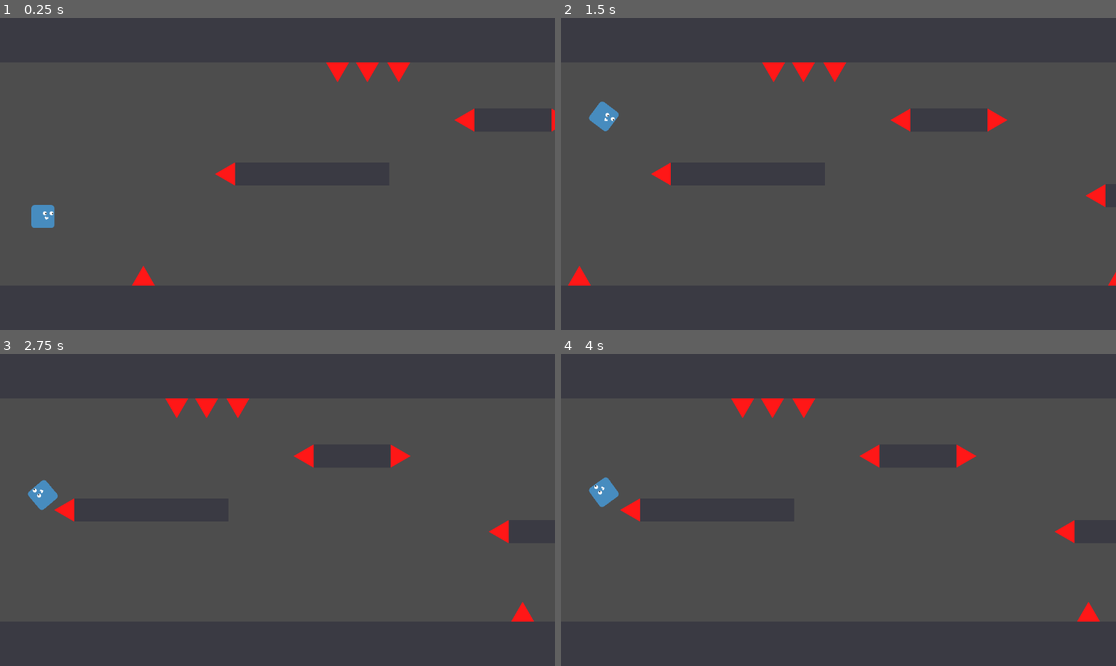
Above: before the commit, frames 1-4 (two rows, left to right).
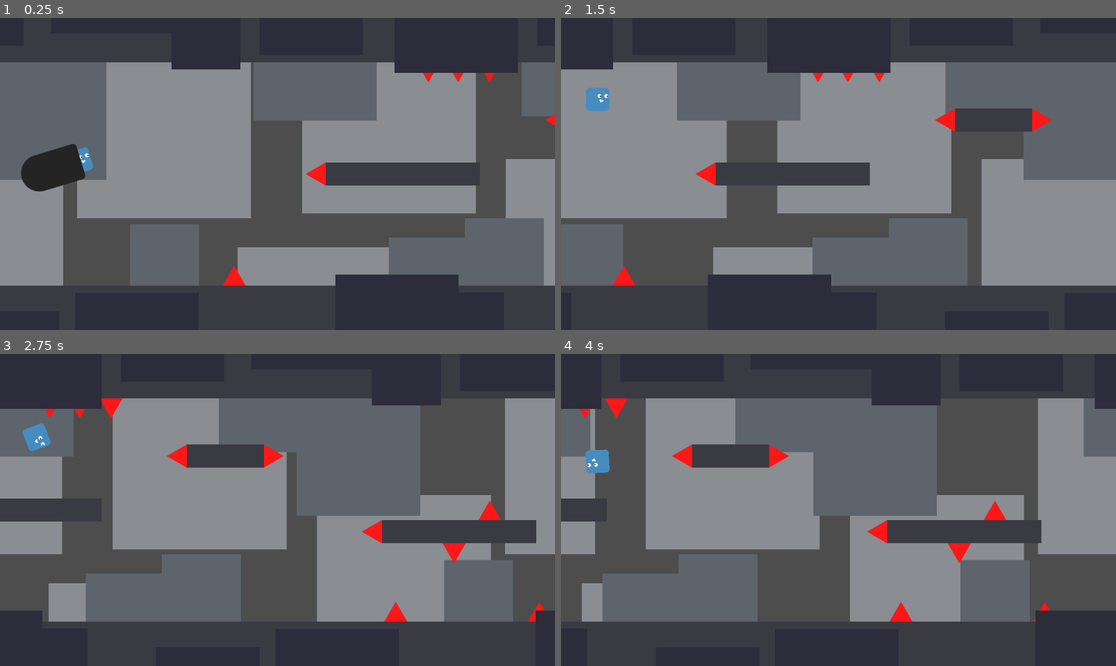
Above: after the commit, the same moments.

Repository: JostMK/Godot-Wild-Jam-75
Game: Godot game, scene res://main.tscn
Two runs of this game, one before a commit and one after it. Both use one fixed random seed, a clock stepped at 60 frames per second and the inputs below.
Inputs:
- Up to frame 1 (0.25 s): no input
- Up to frame 2 (1.5 s): tap Space (Reflect) at 0.6, 1.35 s
- Up to frame 3 (2.75 s): tap Space (Reflect) at 2.1 s
- Up to frame 4 (4 s): tap Space (Reflect) at 2.85, 3.6 s

The runs differ from the first frame. In frame 1, 54% of the frame differs, in the area x 0-100%, y 14-86%; in frame 2, 57%; in frame 3, 50%; in frame 4, 49%.

Commit message:
Adds cannon to start game

Diff:
--- /dev/null
+++ b/assets/sprites/canon.svg
@@ -0,0 +1,64 @@
+<?xml version="1.0" encoding="UTF-8" standalone="no"?>
+<!-- Created with Inkscape (http://www.inkscape.org/) -->
+
+<svg
+   width="128"
+   height="128"
+   viewBox="0 0 33.866667 33.866667"
+   version="1.1"
+   id="svg1"
+   sodipodi:docname="canon.svg"
+   inkscape:version="1.3 (0e150ed6c4, 2023-07-21)"
+   xmlns:inkscape="http://www.inkscape.org/namespaces/inkscape"
+   xmlns:sodipodi="http://sodipodi.sourceforge.net/DTD/sodipodi-0.dtd"
+   xmlns="http://www.w3.org/2000/svg"
+   xmlns:svg="http://www.w3.org/2000/svg">
+  <sodipodi:namedview
+     id="namedview1"
+     pagecolor="#000000"
+     bordercolor="#000000"
+     borderopacity="0.25"
+     inkscape:showpageshadow="false"
+     inkscape:pageopacity="0.0"
+     inkscape:pagecheckerboard="true"
+     inkscape:deskcolor="#d1d1d1"
+     inkscape:document-units="mm"
+     inkscape:zoom="2.0605534"
+     inkscape:cx="34.699417"
+     inkscape:cy="78.862311"
+     inkscape:window-width="1858"
+     inkscape:window-height="1057"
+     inkscape:window-x="54"
+     inkscape:window-y="-8"
+     inkscape:window-maximized="1"
+     inkscape:current-layer="layer1" />
+  <defs
+     id="defs1" />
+  <g
+     inkscape:label="Layer 1"
+     inkscape:groupmode="layer"
+     id="layer1">
+    <circle
+       style="fill:#ffffff;stroke-width:1;stroke-linecap:round;stroke-linejoin:round"
+       id="path1"
+       cx="10.078284"
+       cy="16.933334"
+       r="10.078284" />
+    <rect
+       style="fill:#ffffff;stroke-width:1;stroke-linecap:round;stroke-linejoin:round"
+       id="rect1"
+       width="23.788382"
+       height="20.156567"
+       x="10.078284"
+       y="6.8550501"
+       ry="2.063838" />
+    <rect
+       style="fill:#ffffff;stroke-width:1;stroke-linecap:round;stroke-linejoin:round"
+       id="rect2"
+       width="11.89419"
+       height="20.156567"
+       x="10.078284"
+       y="6.8550501"
+       ry="0" />
+  </g>
+</svg>
--- a/main.tscn
+++ b/main.tscn
@@ -2,28 +2,24 @@
 
 [ext_resource type="Texture2D" uid="uid://jf7lrlv5ofcq" path="res://assets/sprites/placeholder.svg" id="1_kpqgj"]
 [ext_resource type="PackedScene" uid="uid://dfj6a4mae85vf" path="res://scenes/camera/follow_camera.tscn" id="2_ci57k"]
-[ext_resource type="PackedScene" uid="uid://b217sgubfrsu5" path="res://scenes/player/player.tscn" id="2_epn4y"]
 [ext_resource type="PackedScene" uid="uid://y2cad83txkic" path="res://scenes/sceneries/blocky_scenery.tscn" id="3_h60qi"]
 [ext_resource type="PackedScene" uid="uid://dgnw7qggtji6i" path="res://scenes/props/spike/spike.tscn" id="5_mssfh"]
+[ext_resource type="PackedScene" uid="uid://b6l8u4efrjft7" path="res://scenes/props/cannon/cannon.tscn" id="6_x4ju8"]
 
 [sub_resource type="RectangleShape2D" id="RectangleShape2D_5nvy8"]
 size = Vector2(1280, 256)
 
 [node name="Main" type="Node2D"]
 
-[node name="FollowCamera" parent="." node_paths=PackedStringArray("target") instance=ExtResource("2_ci57k")]
-position = Vector2(-487, 0)
-offset = Vector2(487, 0)
-target = NodePath("../Player")
-
-[node name="Player" parent="." instance=ExtResource("2_epn4y")]
-position = Vector2(-487, 0)
-speed = 500.0
+[node name="FollowCamera" parent="." instance=ExtResource("2_ci57k")]
+offset = Vector2(500, 0)
+
+[node name="Cannon" parent="." instance=ExtResource("6_x4ju8")]
 
 [node name="TestLevel" type="Node2D" parent="."]
+position = Vector2(600, 0)
 
 [node name="BlockyScenery" parent="TestLevel" instance=ExtResource("3_h60qi")]
-visible = false
 
 [node name="Map" type="Node2D" parent="TestLevel"]
 
@@ -41,6 +37,18 @@
 scale = Vector2(5, 1)
 texture = ExtResource("1_kpqgj")
 
+[node name="Ceiling5" type="StaticBody2D" parent="TestLevel/Map/Ceiling"]
+position = Vector2(-1280, -360)
+collision_mask = 0
+
+[node name="CollisionShape2D" type="CollisionShape2D" parent="TestLevel/Map/Ceiling/Ceiling5"]
+shape = SubResource("RectangleShape2D_5nvy8")
+
+[node name="CeilingSprite2D" type="Sprite2D" parent="TestLevel/Map/Ceiling/Ceiling5"]
+self_modulate = Color(0.228529, 0.226222, 0.261035, 1)
+scale = Vector2(5, 1)
+texture = ExtResource("1_kpqgj")
+
 [node name="Ceiling2" type="StaticBody2D" parent="TestLevel/Map/Ceiling"]
 position = Vector2(1280, -360)
 collision_mask = 0
@@ -87,6 +95,18 @@
 shape = SubResource("RectangleShape2D_5nvy8")
 
 [node name="CeilingSprite2D" type="Sprite2D" parent="TestLevel/Map/Floor/Floor1"]
+self_modulate = Color(0.228529, 0.226222, 0.261035, 1)
+scale = Vector2(5, 1)
+texture = ExtResource("1_kpqgj")
+
+[node name="Floor5" type="StaticBody2D" parent="TestLevel/Map/Floor"]
+position = Vector2(-1280, 360)
+collision_mask = 0
+
+[node name="CollisionShape2D" type="CollisionShape2D" parent="TestLevel/Map/Floor/Floor5"]
+shape = SubResource("RectangleShape2D_5nvy8")
+
+[node name="CeilingSprite2D" type="Sprite2D" parent="TestLevel/Map/Floor/Floor5"]
 self_modulate = Color(0.228529, 0.226222, 0.261035, 1)
 scale = Vector2(5, 1)
 texture = ExtResource("1_kpqgj")
@@ -385,3 +405,5 @@
 self_modulate = Color(0.228529, 0.226222, 0.261035, 1)
 scale = Vector2(5, 1)
 texture = ExtResource("1_kpqgj")
+
+[connection signal="Fired" from="Cannon" to="FollowCamera" method="set_target"]
--- a/scenes/camera/follow_camera.gd
+++ b/scenes/camera/follow_camera.gd
@@ -1,17 +1,12 @@
 extends Camera2D
 class_name FollowCamera
 
-@export var target: Node2D :
-	set(value):
-		target = value
-		if target:
-			offset = target.global_position * -1
+@export var target: Node2D
 
 @export var speed: float = 500
 
-func _ready():
-	if target:
-		offset = target.global_position * -1
+func set_target(new_target: Node2D) -> void:
+	target = new_target
 
 
 func _process(delta: float) -> void:
--- a/scenes/player/player.gd
+++ b/scenes/player/player.gd
@@ -18,6 +18,10 @@
 
 var _velocity: Vector2
 var _dead: bool
+
+func set_direction(direction: Vector2) -> void:
+	_velocity = direction * speed
+
 
 func _ready():
 	# needs to be disabled to use move_and_collide
--- a/scenes/player/player.tscn
+++ b/scenes/player/player.tscn
@@ -12,6 +12,7 @@
 sync_to_physics = false
 script = ExtResource("1_m4fgs")
 visuals = NodePath("Sprite2D")
+speed = 500.0
 damage_layer = 4
 velocity_damping = 200.0
 rotation_speed = 720.0
--- /dev/null
+++ b/scenes/props/cannon/cannon.gd
@@ -0,0 +1,32 @@
+extends Node2D
+
+signal Fired(player: Player)
+
+@export var player_scene: PackedScene
+
+@onready var player_spawn: Node2D = %PlayerSpawn
+
+var _player: Player
+
+func _ready() -> void:
+	_player = player_scene.instantiate() as Player
+	_player.process_mode = Node.PROCESS_MODE_DISABLED
+
+	player_spawn.add_child(_player)
+	_player.position = Vector2.ZERO
+	_player.rotation = 0
+
+
+func _process(_delta: float) -> void:
+	if not _player:
+		return
+
+	if Input.is_action_just_released("Reflect"):
+		_player.process_mode = Node.PROCESS_MODE_INHERIT
+		_player.reparent(get_tree().root)
+
+		_player.rotation = 0;
+		_player.set_direction(player_spawn.global_transform.x)
+
+		Fired.emit(_player)
+		_player = null
--- /dev/null
+++ b/scenes/props/cannon/cannon.tscn
@@ -0,0 +1,64 @@
+[gd_scene load_steps=7 format=3 uid="uid://b6l8u4efrjft7"]
+
+[ext_resource type="Script" path="res://scenes/props/cannon/cannon.gd" id="1_0tgv6"]
+[ext_resource type="Texture2D" uid="uid://br0cnx64tbkx7" path="res://assets/sprites/canon.svg" id="1_r4otj"]
+[ext_resource type="PackedScene" uid="uid://b217sgubfrsu5" path="res://scenes/player/player.tscn" id="2_xhqyx"]
+
+[sub_resource type="Animation" id="Animation_uhfrn"]
+resource_name = "rotate"
+length = 4.0
+loop_mode = 1
+tracks/0/type = "value"
+tracks/0/imported = false
+tracks/0/enabled = true
+tracks/0/path = NodePath(".:rotation")
+tracks/0/interp = 1
+tracks/0/loop_wrap = true
+tracks/0/keys = {
+"times": PackedFloat32Array(0, 1, 2, 3, 4),
+"transitions": PackedFloat32Array(1, 1, 1, 1, 1),
+"update": 0,
+"values": [0.0, -0.785398, 0.0, 0.785398, 0.0]
+}
+
+[sub_resource type="Animation" id="Animation_pmhmq"]
+length = 0.001
+tracks/0/type = "value"
+tracks/0/imported = false
+tracks/0/enabled = true
+tracks/0/path = NodePath(".:rotation")
+tracks/0/interp = 1
+tracks/0/loop_wrap = true
+tracks/0/keys = {
+"times": PackedFloat32Array(0),
+"transitions": PackedFloat32Array(1),
+"update": 0,
+"values": [0.0]
+}
+
+[sub_resource type="AnimationLibrary" id="AnimationLibrary_6vnnk"]
+_data = {
+"RESET": SubResource("Animation_pmhmq"),
+"rotate": SubResource("Animation_uhfrn")
+}
+
+[node name="Cannon" type="Node2D"]
+script = ExtResource("1_0tgv6")
+player_scene = ExtResource("2_xhqyx")
+
+[node name="Sprite2D" type="Sprite2D" parent="."]
+self_modulate = Color(0.140447, 0.140447, 0.140447, 1)
+z_index = 5
+position = Vector2(32, 0)
+texture = ExtResource("1_r4otj")
+
+[node name="PlayerSpawn" type="Marker2D" parent="."]
+unique_name_in_owner = true
+position = Vector2(93, 0)
+
+[node name="AnimationPlayer" type="AnimationPlayer" parent="."]
+libraries = {
+"": SubResource("AnimationLibrary_6vnnk")
+}
+autoplay = "rotate"
+speed_scale = 1.5
--- a/scenes/sceneries/blocky_scenery.tscn
+++ b/scenes/sceneries/blocky_scenery.tscn
@@ -6,19 +6,20 @@
 
 [node name="Layer0" type="Parallax2D" parent="."]
 scroll_scale = Vector2(1.1, 1)
-scroll_offset = Vector2(-576, -324)
+scroll_offset = Vector2(-76, -324)
 repeat_size = Vector2(1280, 0)
+repeat_times = 2
 
 [node name="Sprite2D" type="Sprite2D" parent="Layer0"]
 self_modulate = Color(0.1725, 0.1725, 0.23, 1)
 z_index = 10
-position = Vector2(956.344, 656)
+position = Vector2(956, 699)
 texture = ExtResource("1_0x7wh")
 
 [node name="Sprite2D4" type="Sprite2D" parent="Layer0"]
 self_modulate = Color(0.1725, 0.1725, 0.23, 1)
 z_index = 10
-position = Vector2(688.344, 634)
+position = Vector2(688, 654)
 scale = Vector2(0.838625, 0.348501)
 texture = ExtResource("1_0x7wh")
 
@@ -51,7 +52,7 @@
 [node name="Sprite2D8" type="Sprite2D" parent="Layer0"]
 self_modulate = Color(0.1725, 0.1725, 0.23, 1)
 z_index = 10
-position = Vector2(906.344, -48.2801)
+position = Vector2(906, -96)
 texture = ExtResource("1_0x7wh")
 
 [node name="Sprite2D3" type="Sprite2D" parent="Layer0"]
@@ -64,14 +65,15 @@
 [node name="Sprite2D7" type="Sprite2D" parent="Layer0"]
 self_modulate = Color(0.1725, 0.1725, 0.23, 1)
 z_index = 10
-position = Vector2(1100.34, -42.2801)
+position = Vector2(1100, -52)
 scale = Vector2(0.559999, 1.24)
 texture = ExtResource("1_0x7wh")
 
 [node name="Layer1" type="Parallax2D" parent="."]
 scroll_scale = Vector2(0.8, 1)
-scroll_offset = Vector2(-576, -324)
+scroll_offset = Vector2(-76, -324)
 repeat_size = Vector2(1280, 0)
+repeat_times = 2
 
 [node name="Sprite2D" type="Sprite2D" parent="Layer1"]
 self_modulate = Color(0.3696, 0.39228, 0.42, 1)
@@ -114,8 +116,9 @@
 
 [node name="Layer2" type="Parallax2D" parent="."]
 scroll_scale = Vector2(0.5, 1)
-scroll_offset = Vector2(-576, -324)
+scroll_offset = Vector2(-76, -324)
 repeat_size = Vector2(1280, 0)
+repeat_times = 2
 
 [node name="Sprite2D" type="Sprite2D" parent="Layer2"]
 self_modulate = Color(0.5415, 0.55195, 0.57, 1)
Not shown, added: assets/sprites/canon.svg.import
